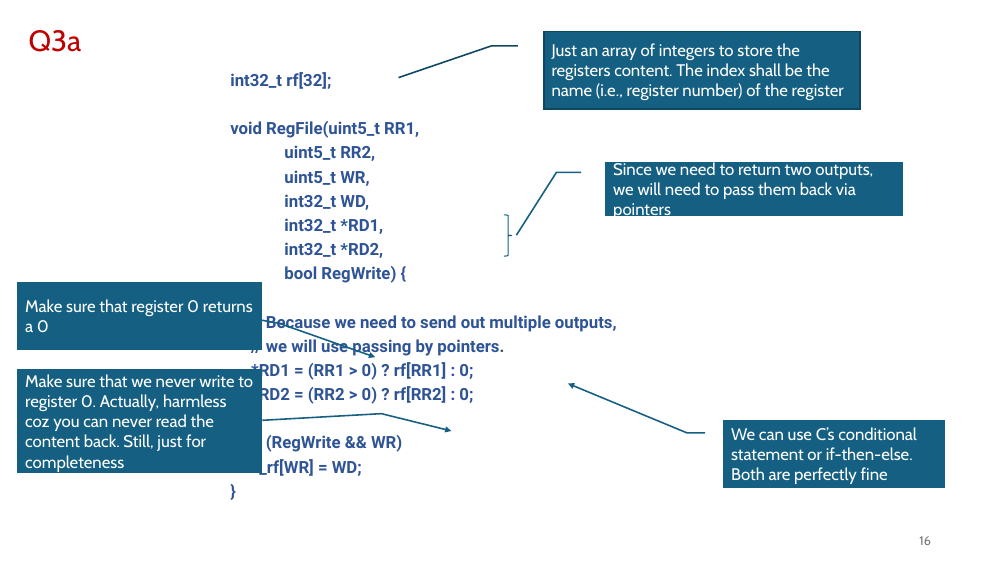
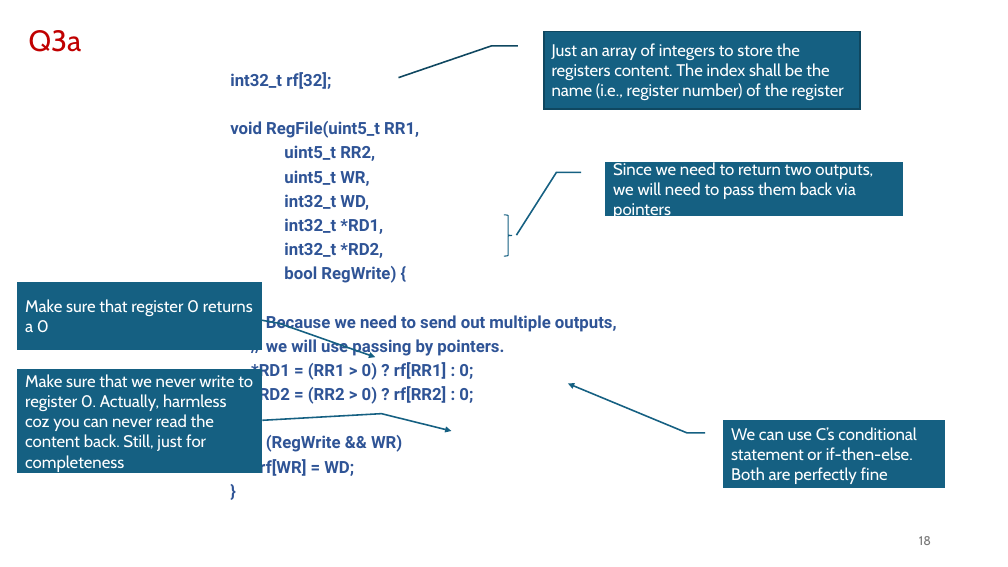
Before and after one commit to theodoreleebrant-acad/TA-2425S1-dev, a slide deck: slide 18 of CS2100/CS2100 Tutorial 5.pptx (slide 16 before the commit). Drawn at 1008x567 pixels with LibreOffice and Linux fonts; fonts in the diff are those of the drawing. Boxes give left, top, right and bottom in pixels: in the first picture for what was removed or moved away, otherwise in the second. Text is boxed around its words. In the diff, an @@ line names an element or a change of style, - is before the commit and + after.

```diff
--- a/CS2100/CS2100 Tutorial 5.pptx
+++ b/CS2100/CS2100 Tutorial 5.pptx
@@ text at (x1=259, y1=458, x2=354, y2=476): text changed @@
-_rf[WR] = WD;
+rf[WR] = WD;
@@ page number at (x1=919, y1=536, x2=931, y2=545): text changed @@
-16
+18
```
Also in this commit, not shown: 3 other slides changed, 2 slides added, 3 other files.
